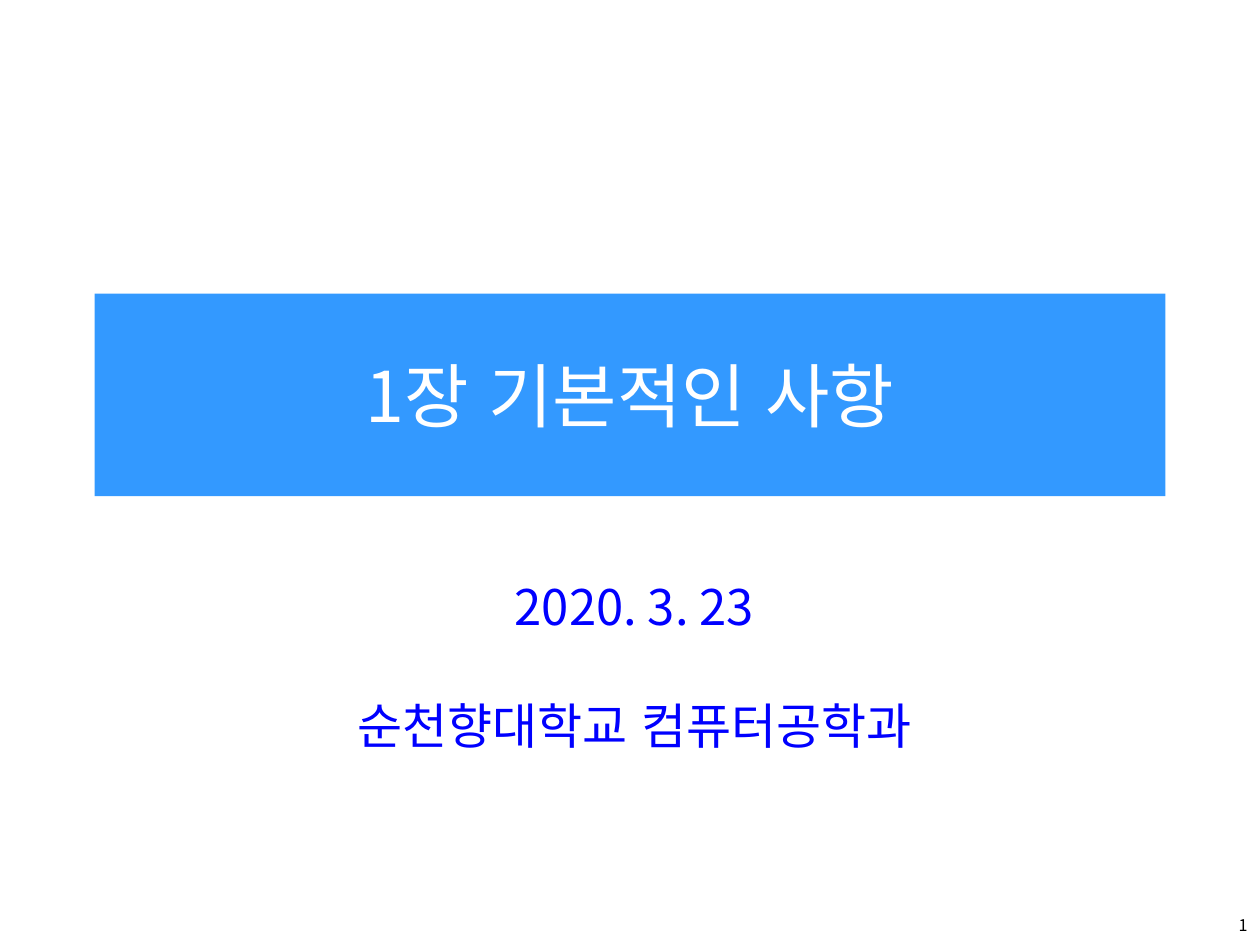
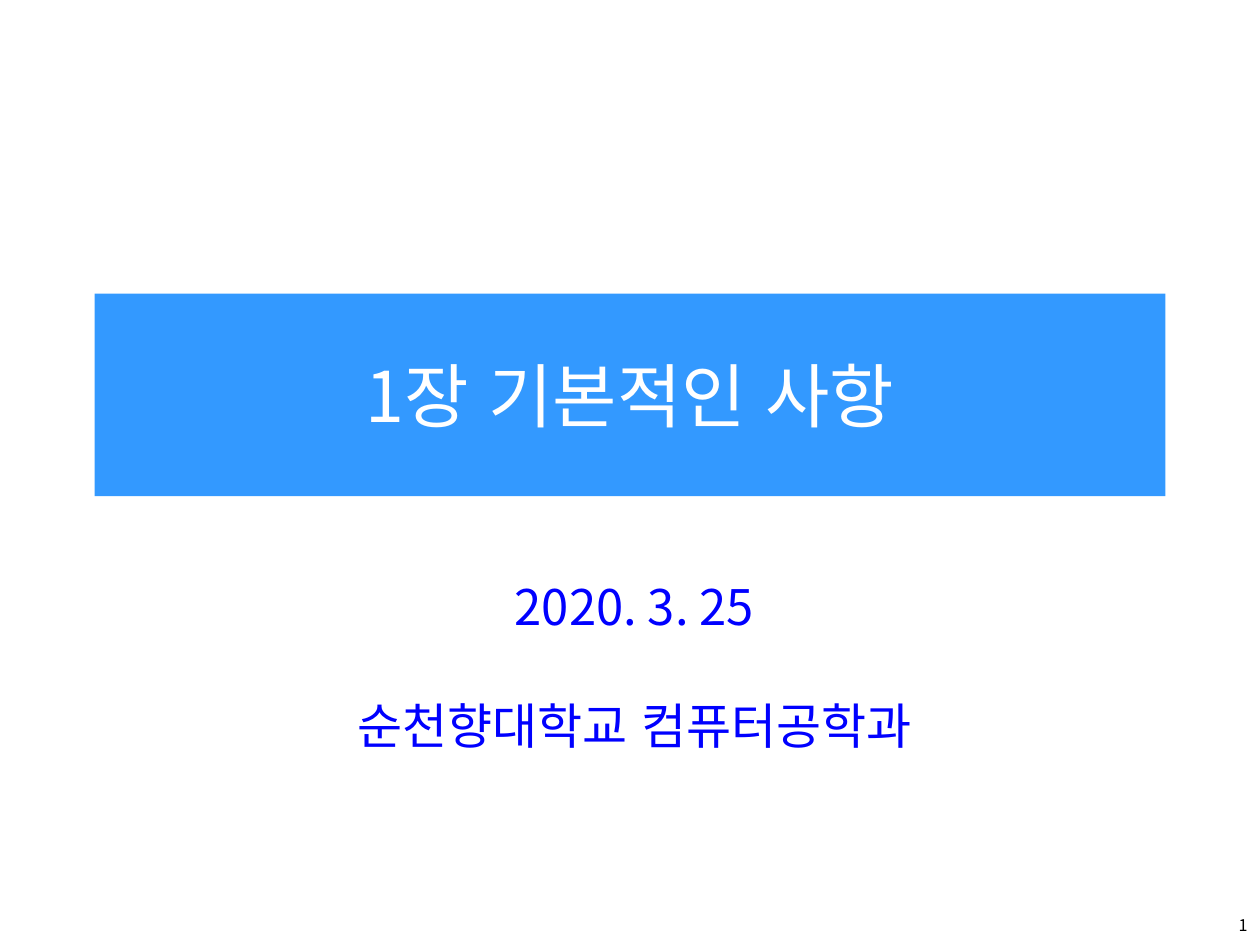
Before and after one commit to OOPSLA-SCH/OOPSLA-SCH.github.io, a slide deck: slide 1 of lecture/20s/pl20s/pl20s-ch1-1.ppt. Drawn at 1260x945 pixels with LibreOffice and Linux fonts; fonts in the diff are those of the drawing. Boxes give left, top, right and bottom in pixels: in the first picture for what was removed or moved away, otherwise in the second. Text is boxed around its words. In the diff, an @@ line names an element or a change of style, - is before the commit and + after.

```diff
--- a/lecture/20s/pl20s/pl20s-ch1-1.ppt
+++ b/lecture/20s/pl20s/pl20s-ch1-1.ppt
@@ subtitle at bbox=[515, 588, 754, 626]: text changed @@
-2020. 3. 23
+2020. 3. 25
```
Also in this commit, not shown: 8 other slides changed, 4 slides added, 1 slide removed, 6 other files.
